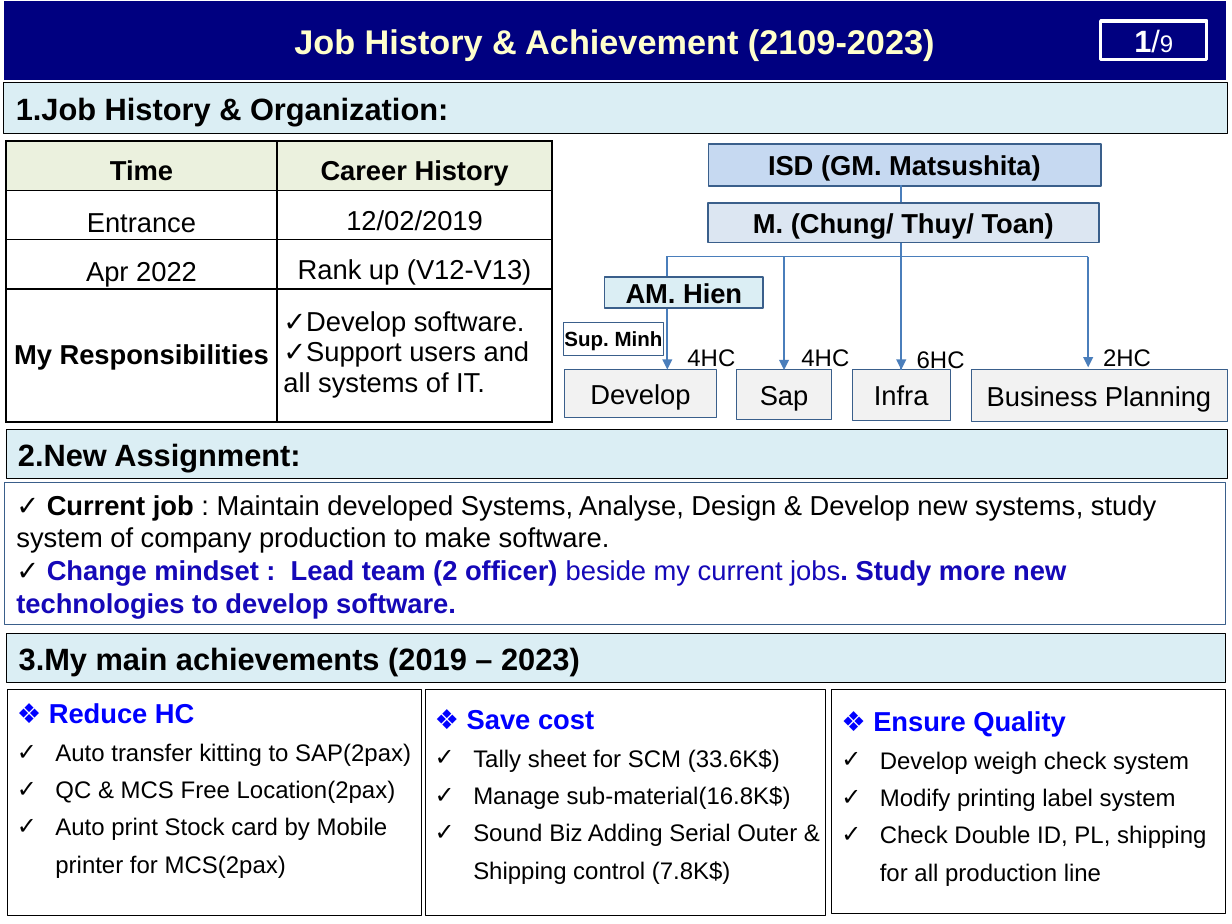
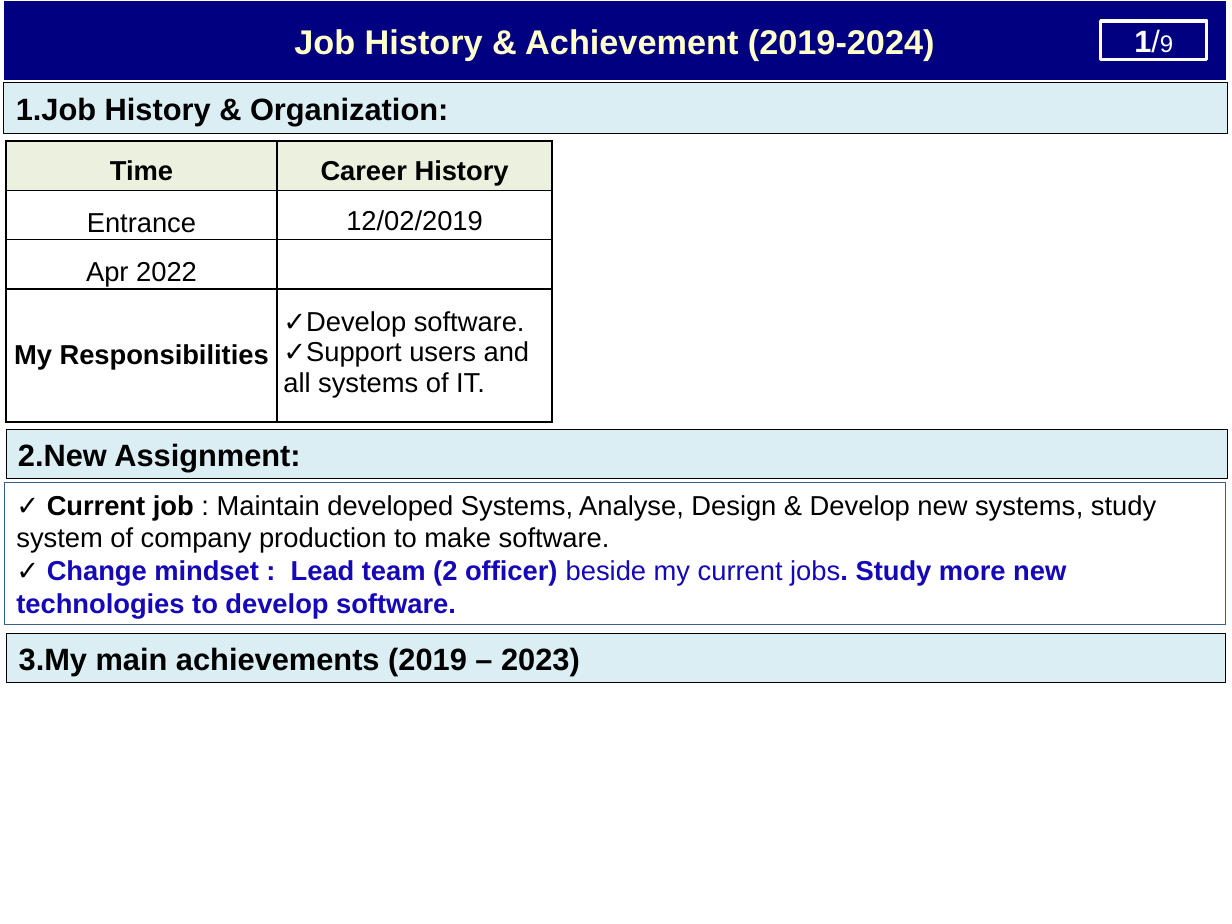
Before and after one commit to thietbicongnghevietnam/2025document, a slide deck: slide 2 of OQC/Report_Nguyen Nhu Minh_V0.pptx. Drawn at 1232x924 pixels with LibreOffice and Linux fonts; fonts in the diff are those of the drawing. Boxes give left, top, right and bottom in pixels: in the first picture for what was removed or moved away, otherwise in the second. Text is boxed around its words. In the diff, an @@ line names an element or a change of style, - is before the commit and + after.

Commit message:
26112024b

```diff
--- a/OQC/Report_Nguyen Nhu Minh_V0.pptx
+++ b/OQC/Report_Nguyen Nhu Minh_V0.pptx
@@ text in rectangle at <box>294,29,935,60</box>: text changed @@
-Job History & Achievement (2109-2023)
+Job History & Achievement (2019-2024)
@@ table at <box>6,142,552,423</box> @@
-row 3, column 2: Rank up (V12-V13)
+row 3, column 2: 
@@ rectangle removed at <box>708,144,1101,187</box> @@
-ISD (GM. Matsushita)
@@ rectangle removed at <box>708,203,1099,243</box> @@
-M. (Chung/ Thuy/ Toan)
@@ line removed from (902, 185) to (902, 216) @@
@@ line removed from (668, 256) to (1088, 256) @@
@@ line removed from (668, 256) to (668, 277) @@
@@ arrow removed from (784, 256) to (784, 370) @@
@@ line removed from (902, 240) to (902, 370) @@
@@ arrow removed from (1088, 256) to (1088, 367) @@
@@ rectangle removed at <box>605,277,764,308</box> @@
-AM. Hien
@@ rectangle removed at <box>564,322,664,355</box> @@
-Sup. Minh
@@ arrow removed from (668, 303) to (668, 370) @@
@@ text removed at <box>687,349,735,372</box> @@
-4HC
@@ text removed at <box>801,349,849,372</box> @@
-4HC
@@ arrow removed from (902, 339) to (902, 370) @@
@@ text removed at <box>917,351,965,373</box> @@
-6HC
@@ text removed at <box>1103,349,1151,370</box> @@
-2HC
@@ rectangle removed at <box>564,370,716,418</box> @@
-Develop
@@ rectangle removed at <box>737,370,832,419</box> @@
-Sap
@@ rectangle removed at <box>853,370,951,420</box> @@
-Infra
@@ rectangle removed at <box>971,370,1227,421</box> @@
-Business Planning
@@ rectangle removed at <box>7,689,421,915</box> @@
-❖ Reduce HC
-✓ Auto transfer kitting to SAP(2pax)
-✓ QC & MCS Free Location(2pax)
-✓ Auto print Stock card by Mobile printer for MCS(2pax)
@@ rectangle removed at <box>425,689,825,915</box> @@
-❖ Save cost
-✓ Tally sheet for SCM (33.6K$)
-✓ Manage sub-material(16.8K$)
-✓ Sound Biz Adding Serial Outer & Shipping control (7.8K$)
@@ rectangle removed at <box>832,689,1225,914</box> @@
-❖ Ensure Quality
-✓ Develop weigh check system
-✓ Modify printing label system
-✓ Check Double ID, PL, shipping for all production line
```
Also in this commit, not shown: 3 other slides changed.
